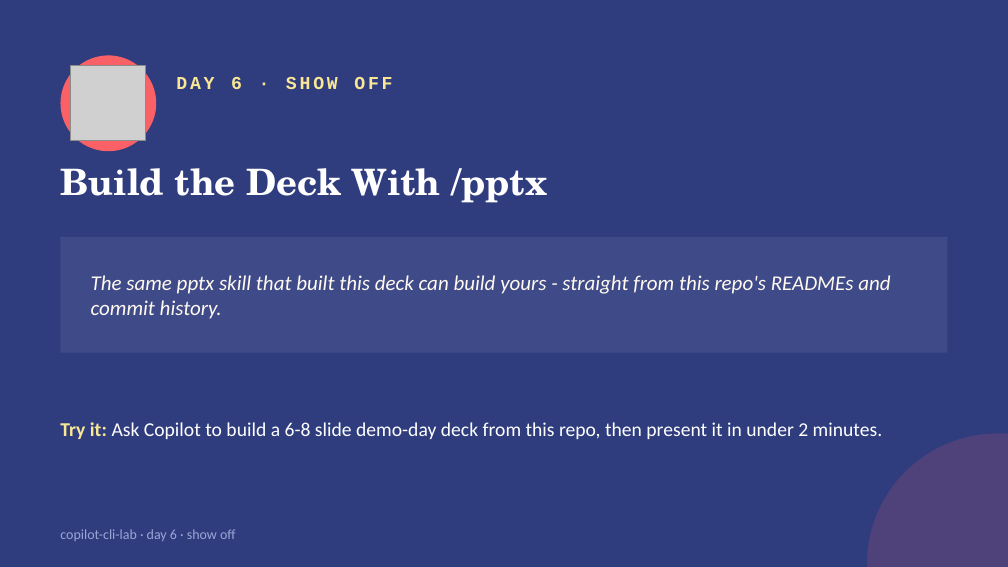
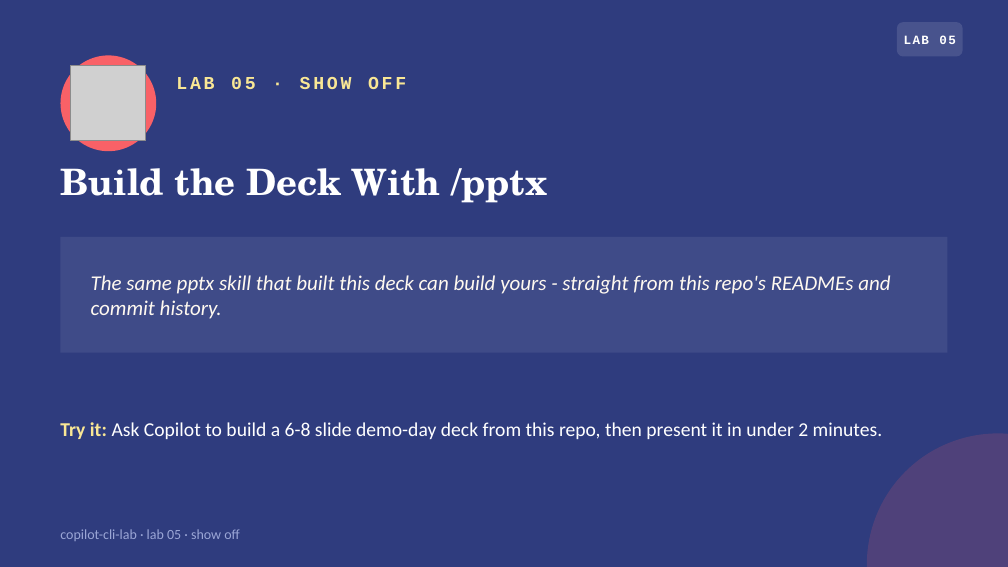
Before and after one commit to kandanai-leenutaphong-backup/copilot-cli-lab, a slide deck: slide 14 of slides/copilot-cli-lab.pptx (slide 12 before the commit). Drawn at 1008x567 pixels with LibreOffice and Linux fonts; fonts in the diff are those of the drawing; grey boxes stand for pictures. Boxes give left, top, right and bottom in pixels: in the first picture for what was removed or moved away, otherwise in the second. Text is boxed around its words. In the diff, an @@ line names an element or a change of style, - is before the commit and + after.

```diff
--- a/slides/copilot-cli-lab.pptx
+++ b/slides/copilot-cli-lab.pptx
@@ rounded rectangle added at (897, 22, 963, 56), fill #FFFFFF at 12% opacity @@
@@ text added at (904, 35, 956, 44), 9 pt, text #FFFFFF, bold @@
+LAB 05
@@ text at (176, 77, 406, 89): text changed @@
-DAY 6 · SHOW OFF
+LAB 05 · SHOW OFF
@@ text at (60, 529, 240, 541): text changed @@
-copilot-cli-lab · day 6 · show off
+copilot-cli-lab · lab 05 · show off
```
Also in this commit, not shown: 10 other slides changed, 9 slides added, 4 slides removed, 2 other files.
